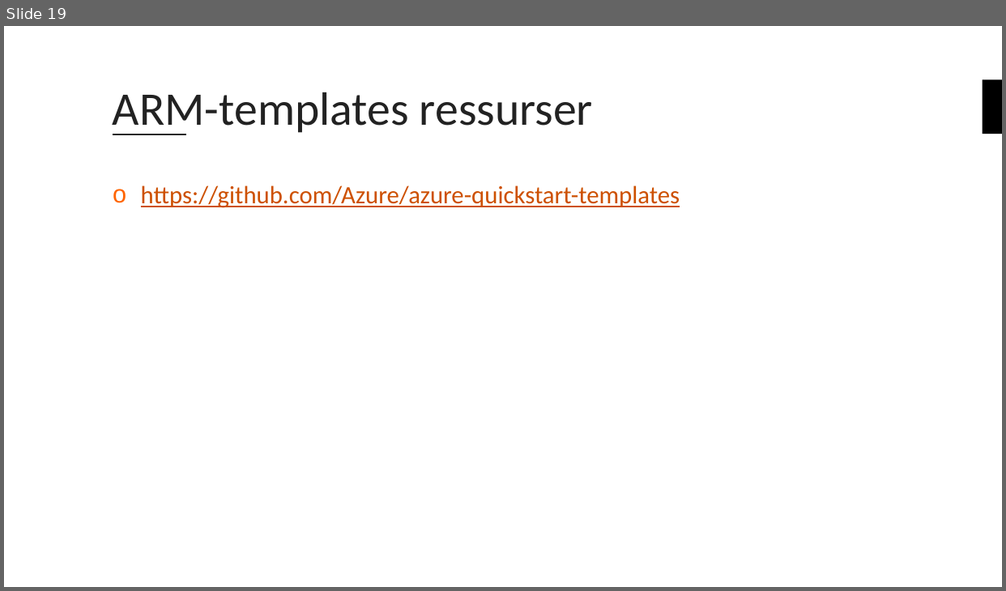
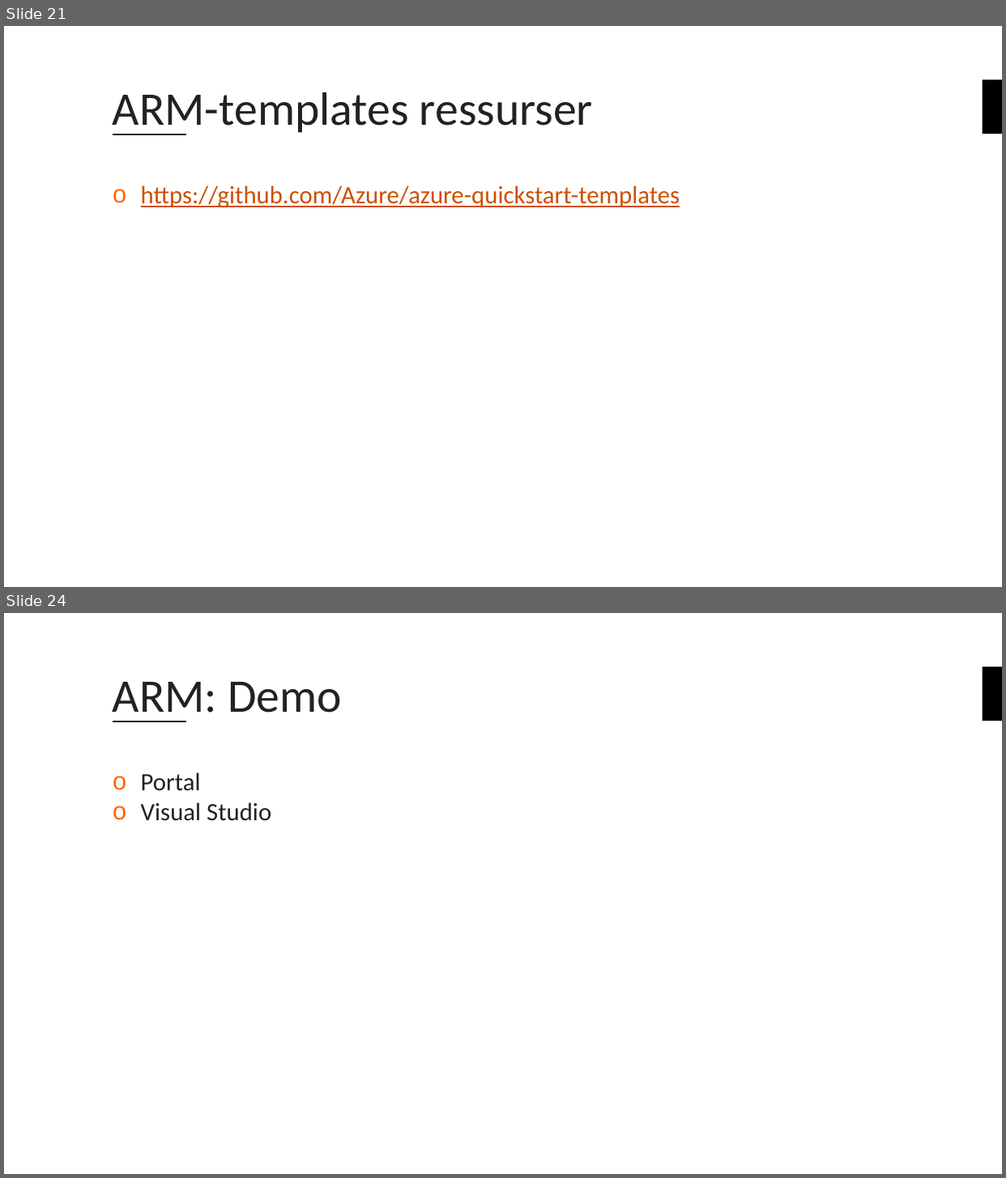
Before and after one commit to bouvet/azure-workshops, a slide deck: Workshop_2/Presentasjon/Azureskolen-Workshop#2.pptx. Shown one above the other, each under a label of ours: slide 19 before the commit, slides 21 and 24 after it; the slides between them are not shown. The pictures are 1006x591 and 1006x1178 pixels, drawn with LibreOffice and Linux fonts; fonts in the diff are those of the drawing; background and template pictures are left out. Boxes give left, top, right and bottom in pixels: in the first picture for what was removed or moved away, otherwise in the second. Text is boxed around its words. In the diff, an @@ line names an element or a change of style, - is before the commit and + after.

```diff
--- a/Workshop_2/Presentasjon/Azureskolen-Workshop#2.pptx
+++ b/Workshop_2/Presentasjon/Azureskolen-Workshop#2.pptx
@@ slide 24 added at bbox=[4, 613, 1002, 1174], background #FFFFFF; not listed: 2 template elements that a slide beside it also shows @@
@@ title added at bbox=[113, 682, 342, 722], 45 pt, text #222222 @@
+ARM: Demo
@@ text added at bbox=[141, 773, 271, 821], 24 pt, text #222222 @@
+o Portal
+o Visual Studio
@@ what was slide 19 is now slide 21 @@
```
Also in this commit, not shown: 3 slides changed, 4 other slides added, 1 other file.
